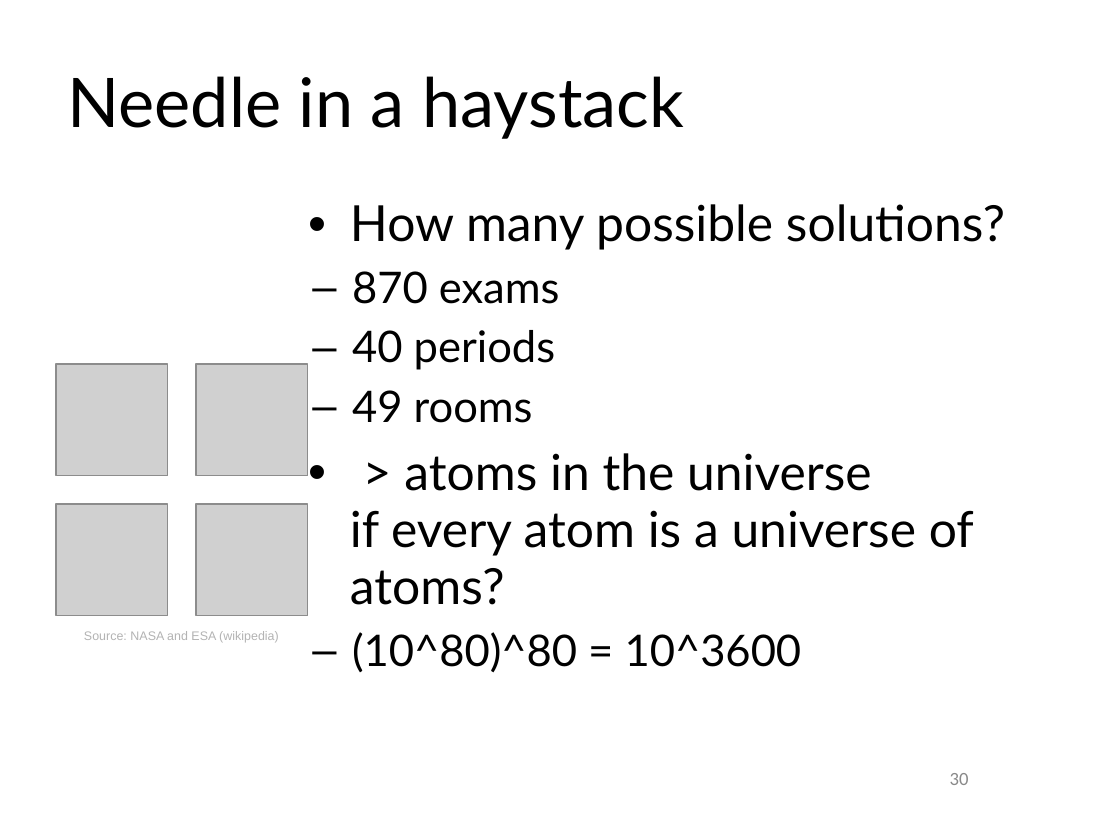
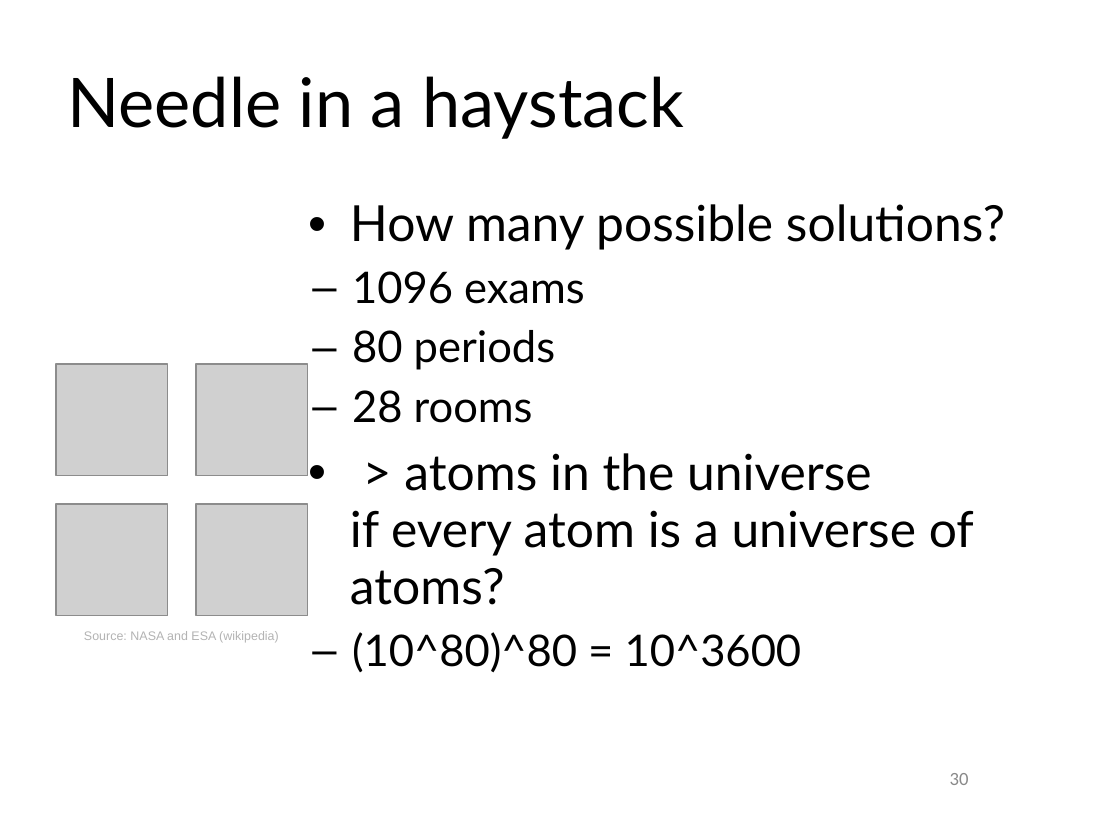
Before and after one commit to apache/incubator-kie-optaplanner, a slide deck: slide 30 of drools-solver/src/presentations/Devoxx_2009_Examination_timetabling_with_Drools_Solver.odp. Drawn at 1120x840 pixels with LibreOffice and Linux fonts; fonts in the diff are those of the drawing; grey boxes stand for pictures; background and template pictures are left out. Boxes give left, top, right and bottom in pixels: in the first picture for what was removed or moved away, otherwise in the second. Text is boxed around its words. In the diff, an @@ line names an element or a change of style, - is before the commit and + after.

```diff
--- a/drools-solver/src/presentations/Devoxx_2009_Examination_timetabling_with_Drools_Solver.odp
+++ b/drools-solver/src/presentations/Devoxx_2009_Examination_timetabling_with_Drools_Solver.odp
@@ text at box(352, 271, 585, 423): text changed @@
-  – 870 exams
-  – 40 periods
-  – 49 rooms
+  – 1096 exams
+  – 80 periods
+  – 28 rooms
```
Also in this commit, not shown: 5 other slides changed.
